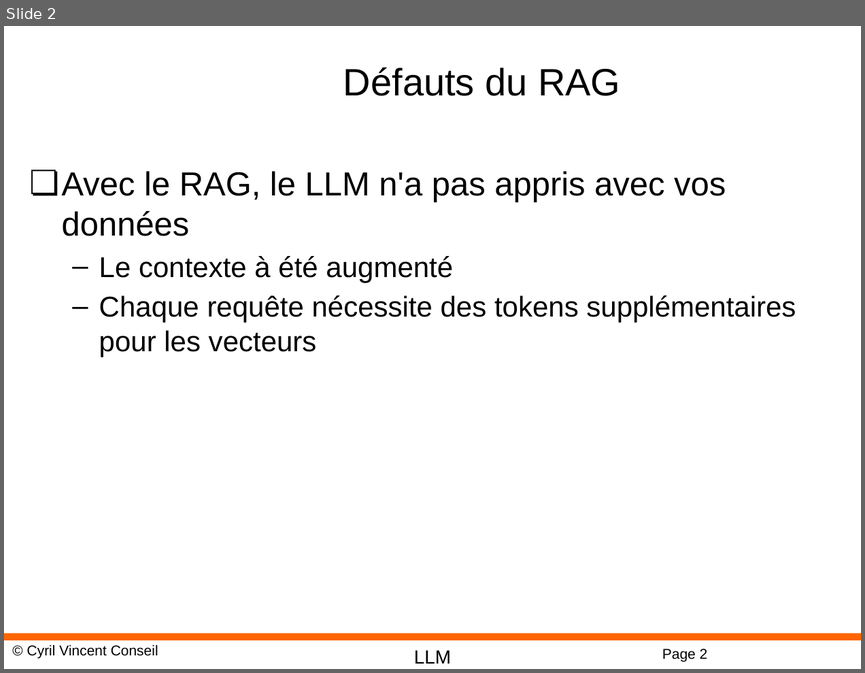
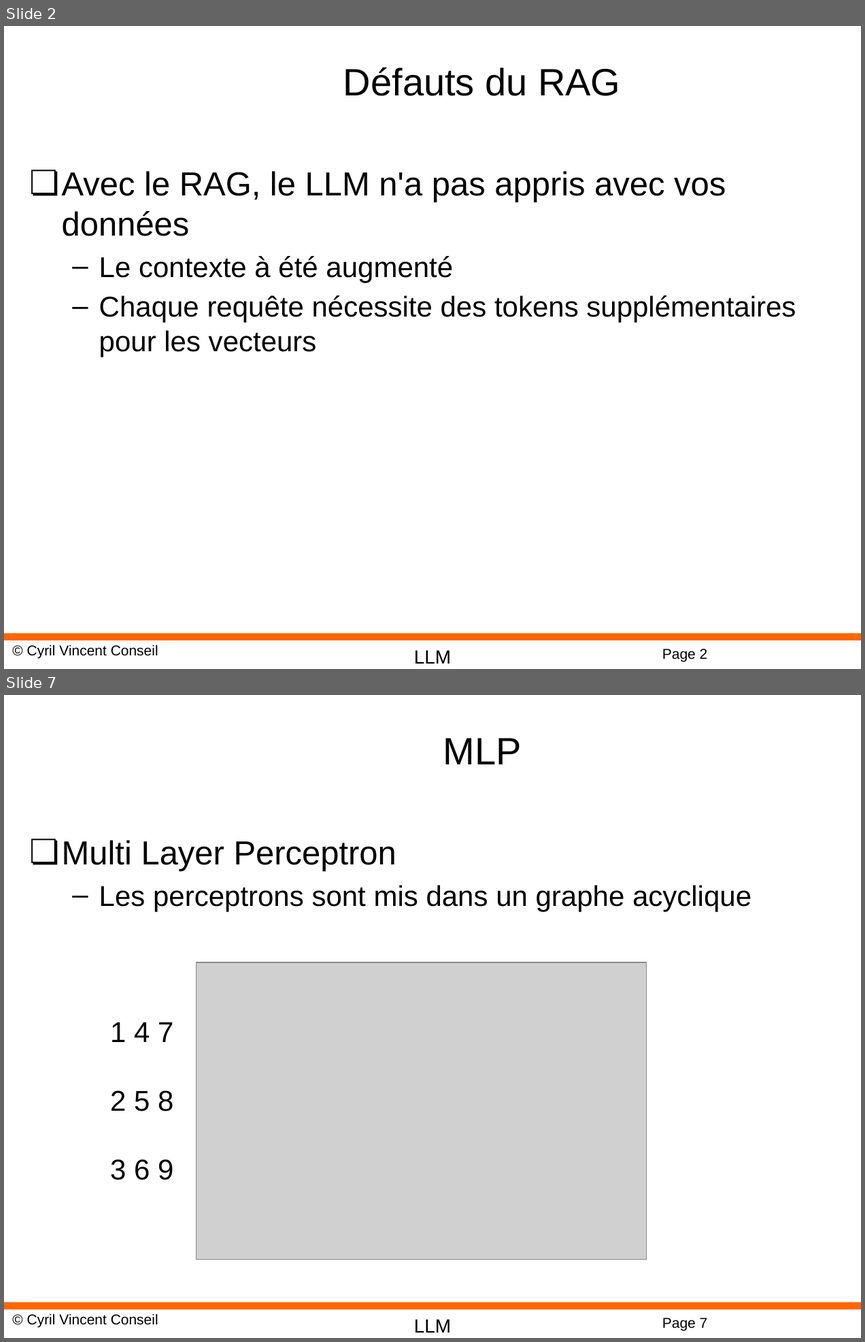
Before and after one commit to cyrilvincent/rag, a slide deck: ppt/RAG13-FineTuning.pptx. Shown one above the other, each under a label of ours: slide 2 before the commit, slides 2 and 7 after it; the slides between them are not shown. The pictures are 865x673 and 865x1342 pixels, drawn with LibreOffice and Linux fonts; fonts in the diff are those of the drawing; grey boxes stand for pictures; background and template pictures are left out. Boxes give left, top, right and bottom in pixels: in the first picture for what was removed or moved away, otherwise in the second. Text is boxed around its words. In the diff, an @@ line names an element or a change of style, - is before the commit and + after.

```diff
--- a/ppt/RAG13-FineTuning.pptx
+++ b/ppt/RAG13-FineTuning.pptx
@@ slide 7 added at [4,695,861,1338], background #FFFFFF; not listed: 4 template elements that a slide beside it also shows @@
@@ title added at [443,738,521,764], 32 pt, text #000000 @@
+MLP
@@ text added at [62,840,751,911], 24 pt, text #000000 @@
+❏ Multi Layer Perceptron
+  – Les perceptrons sont mis dans un graphe acyclique
@@ picture added at [196,962,646,1259] @@
@@ text added at [110,1022,173,1180], 24 pt, text #000000 @@
+1 4 7
+2 5 8
+3 6 9
```
Also in this commit, not shown: 1 slide changed, 11 other slides added, 47 other files.
